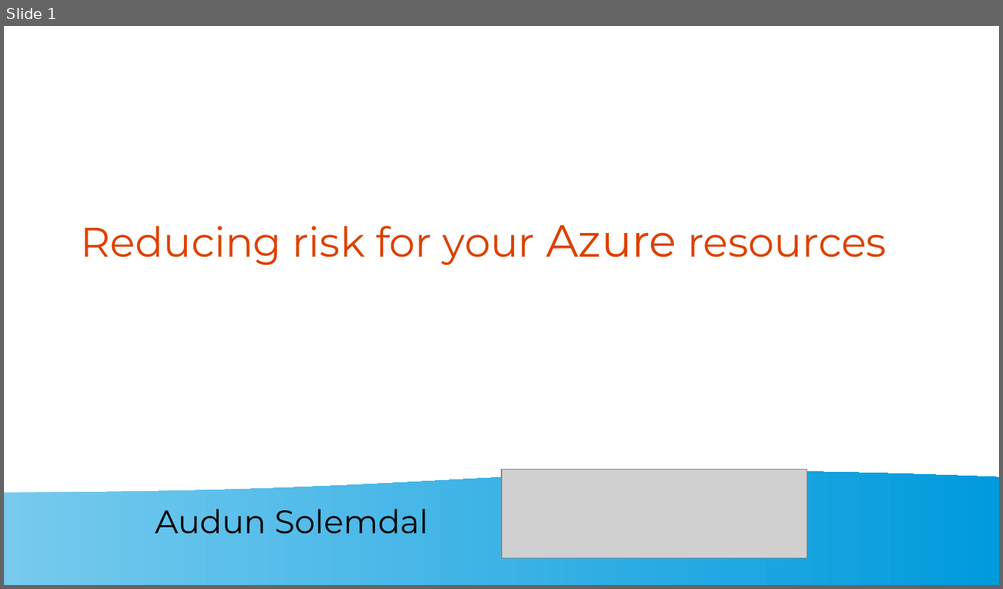
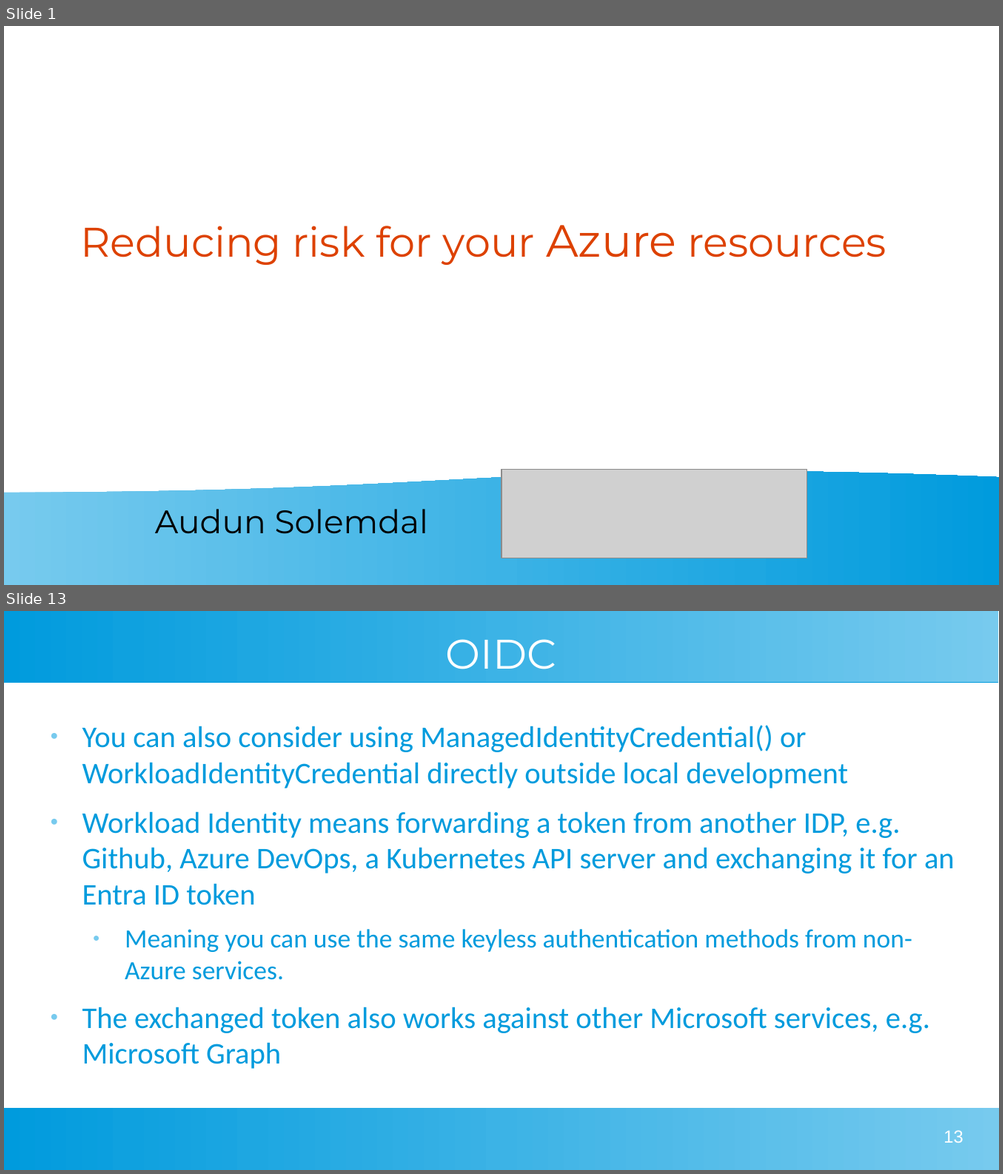
Before and after one commit to solomson/solom.tech, a slide deck: assets/presentations/reducing-azure-risk.odp. Shown one above the other, each under a label of ours: slide 1 before the commit, slides 1 and 13 after it; the slides between them are not shown. The pictures are 1003x589 and 1003x1174 pixels, drawn with LibreOffice and Linux fonts; fonts in the diff are those of the drawing; grey boxes stand for pictures. Boxes give left, top, right and bottom in pixels: in the first picture for what was removed or moved away, otherwise in the second. Text is boxed around its words. In the diff, an @@ line names an element or a change of style, - is before the commit and + after.

```diff
--- a/assets/presentations/reducing-azure-risk.odp
+++ b/assets/presentations/reducing-azure-risk.odp
@@ slide 13 added at (4,611,999,1170), background #FFFFFF @@
@@ rectangle added at (4,611,999,682), fill gradient #77CAEE to #75C9EE to #73C9ED to #71C8ED to #6FC7ED to #6EC6ED @@
@@ title added at (446,639,557,669), 33 pt, text #FFFFFF @@
+OIDC
@@ text added at (82,725,954,1069), 24 pt, text #009BDD @@
+● You can also consider using ManagedIdentityCredential() or WorkloadIdentityCredential directly outside local development
+● Workload Identity means forwarding a token from another IDP, e.g. Github, Azure DevOps, a Kubernetes API server and exchanging it for an Entra ID token
+  ● Meaning you can use the same keyless authentication methods from non-Azure services.
+● The exchanged token also works against other Microsoft services, e.g. Microsoft Graph
@@ rectangle added at (4,1108,999,1170), fill gradient #77CAEE to #75C9EE to #73C9ED to #71C8ED to #6FC7ED to #6EC6ED @@
@@ page number added at (943,1130,962,1143), 14 pt, text #FFFFFF @@
+13
```
Also in this commit, not shown: 21 other slides added, 1 slide removed, 4 other files.
